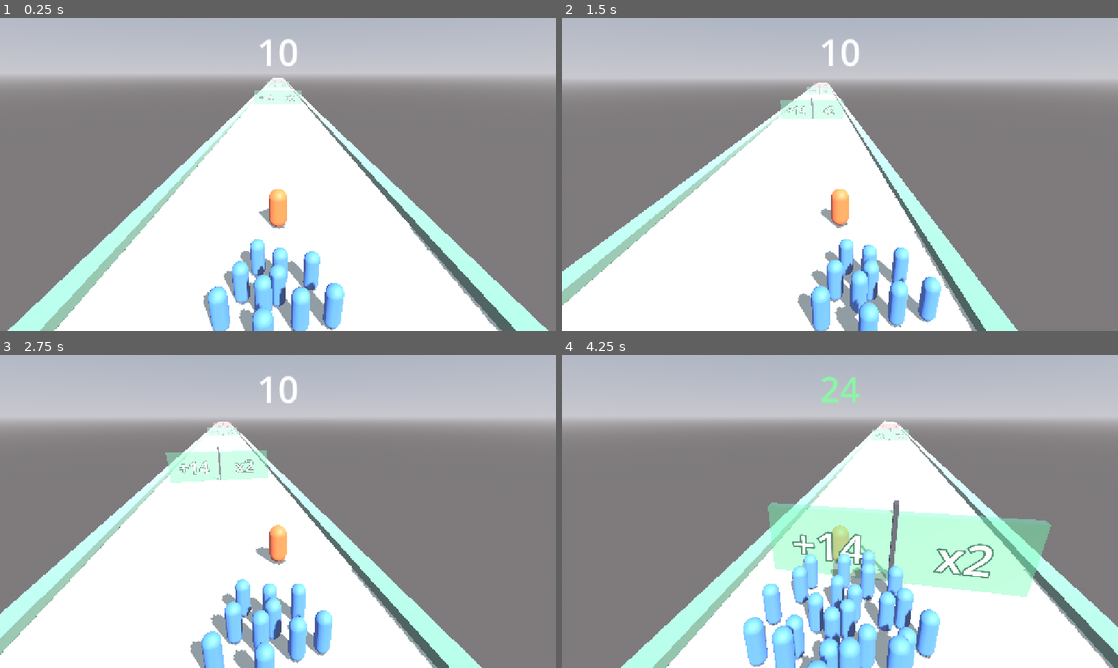
Above: before the commit, frames 1-4 (two rows, left to right).
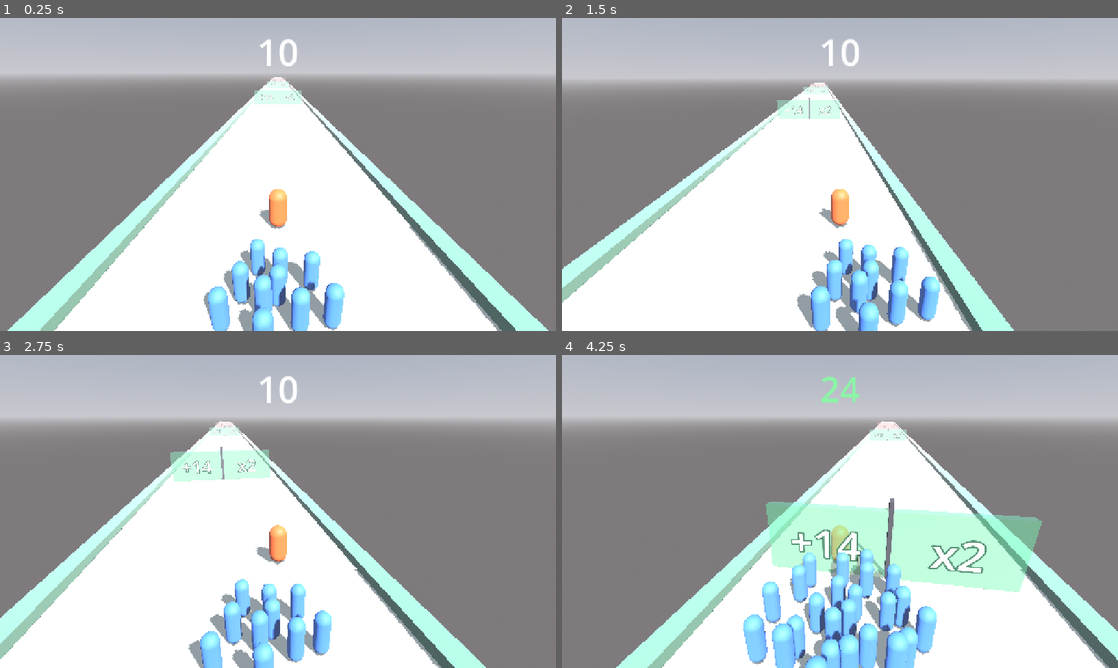
Above: after the commit, the same moments.

Repository: 3runorocha/COMP381-Projeto
Game: Godot game, scene res://scenes/Main.tscn
Same seed, same stepped clock (60 frames per second), same inputs: the game is played once before the commit and once after it.
Inputs (mouse positions are in pixels of both pictures, inside the frame that each line leads up to):
- Up to frame 1 (0.25 s): no input
- Up to frame 2 (1.5 s): move the mouse to (962, 158) at 0.52 s; hold Right (mover_direita) 0.53-1.28 s; click (962, 158) at 0.67 s; move the mouse to (728, 190) at 1.27 s; hold Left (mover_esquerda) from 1.28 s (still down)
- Up to frame 3 (2.75 s): move the mouse to (333, 442) at 2.02 s; release Left (mover_esquerda) at 2.03 s; hold Right (mover_direita) from 2.03 s (still down)
- Up to frame 4 (4.25 s): move the mouse to (812, 574) at 2.77 s; click (812, 574) at 2.92 s; move the mouse to (1006, 558) at 3.52 s; release Right (mover_direita) at 3.53 s; hold Left (mover_esquerda) from 3.53 s (still down)

The runs differ from the first frame. In frame 1, 0.8% of the frame differs, in the area x 2-98%, y 18-100%; in frame 2, 3.3%; in frame 3, 4.1%; in frame 4, 8.2%, in the area x 9-100%, y 20-100%.

Commit message:
Corrige a tela tremendo: interpolacao de fisica
O jogador anda em _physics_process, travado a 60 Hz. Camera e cordao
perseguiam em _process, na taxa do monitor, lendo global_position crua.
Entre dois passos da fisica o alvo fica parado, o perseguidor alcanca, e no
passo seguinte o alvo pula. Medido antes da correcao: 235 de 400 frames de
render sem avanco algum, seguidos de um salto de 7.2x a media.

Liga physics_interpolation no projeto e passa camera e cordao a ler
get_global_transform_interpolated() do lider. Os dois ficam com
PHYSICS_INTERPOLATION_MODE_OFF, ja que sao movidos por script e nao pela
fisica: deixar o motor interpolar por cima so adicionaria atraso.

Depois da correcao: zero frames parados.

Co-Authored-By: Claude Opus 5 <noreply@anthropic.com>

Diff:
--- a/project.godot
+++ b/project.godot
@@ -34,6 +34,10 @@
 ]
 }
 
+[physics]
+
+common/physics_interpolation=true
+
 [rendering]
 
 renderer/rendering_method="forward_plus"
--- a/scripts/camera_follow.gd
+++ b/scripts/camera_follow.gd
@@ -20,6 +20,9 @@
 
 
 func _ready() -> void:
+    # A camera e movida por script em _process, nao pela fisica. Deixar o
+    # motor interpolar por cima disso so adicionaria atraso.
+    physics_interpolation_mode = Node.PHYSICS_INTERPOLATION_MODE_OFF
     _alvo = get_node_or_null(alvo_path) as Node3D
     if _alvo == null:
         push_warning("camera_follow: alvo nao encontrado em '%s'." % alvo_path)
@@ -35,11 +38,22 @@
     # camera fica mais dura em maquina rapida e mais mole em maquina lenta.
     var peso := 1.0 - exp(-suavidade * delta)
     global_position = global_position.lerp(_posicao_desejada(), peso)
-    look_at(_alvo.global_position + Vector3.UP * altura_do_olhar)
+    look_at(_alvo_posicao() + Vector3.UP * altura_do_olhar)
 
 
 func _posicao_desejada() -> Vector3:
-    var base := _alvo.global_position + deslocamento
+    var alvo := _alvo_posicao()
+    var base := alvo + deslocamento
     # A camera so acompanha parte do lateral, para dar sensacao de desvio.
-    base.x = _alvo.global_position.x * acompanha_lateral
+    base.x = alvo.x * acompanha_lateral
     return base
+
+
+## Posicao do alvo INTERPOLADA entre os passos da fisica.
+##
+## O jogador anda em _physics_process, travado a 60 Hz. Lendo global_position
+## direto, a camera ve o alvo parado durante varios frames de render e depois
+## pulando de uma vez: ela alcanca, o alvo salta, ela alcanca de novo. Isso e
+## a tela tremendo.
+func _alvo_posicao() -> Vector3:
+    return _alvo.get_global_transform_interpolated().origin
--- a/scripts/crowd_manager.gd
+++ b/scripts/crowd_manager.gd
@@ -31,6 +31,8 @@
 
 
 func _ready() -> void:
+    # Os corpos sao movidos por script em _process, como a camera.
+    physics_interpolation_mode = Node.PHYSICS_INTERPOLATION_MODE_OFF
     _lider = get_node_or_null(lider_path) as Node3D
     if _lider == null:
         push_warning("crowd_manager: lider nao encontrado em '%s'." % lider_path)
@@ -98,7 +100,9 @@
 func _vaga(indice: int) -> Vector3:
     var angulo := float(indice) * ANGULO_AUREO
     var raio := _espalhamento * sqrt(float(indice))
-    var centro := _lider.global_position
+    # Interpolada, pelo mesmo motivo da camera: ler a posicao crua faria o
+    # cordao inteiro tremer junto com o enquadramento.
+    var centro := _lider.get_global_transform_interpolated().origin
     return Vector3(
         centro.x + cos(angulo) * raio,
         altura,
